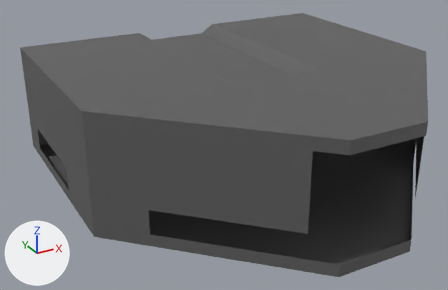
Two versions of the Blender file assets/environments/bridgecell/bridge_cell.blend, one commit apart.
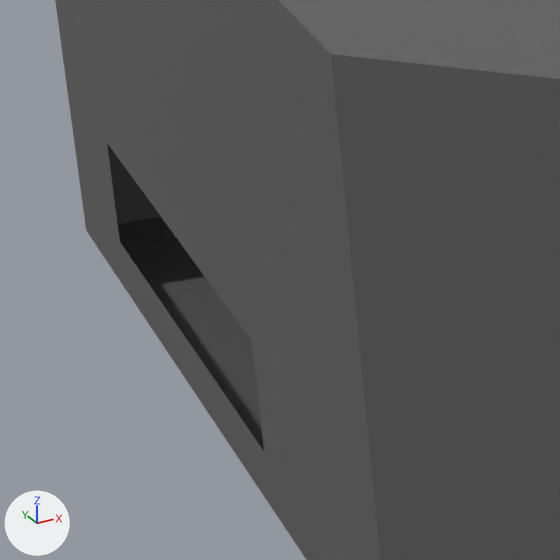
Old and new are each drawn whole from a 50 mm lens placed at (-26.67, -42.68, 24.88), pointed at (-2.64, 1.01, 3.04) and again close up on the part from 4% to 28% of the width and 35% to 73% of the height. Every picture has the same lights, and +X, +Y and +Z are marked at lower left.

The older version as bpy lines, for what is in view:
```python
me_grid = bpy.data.meshes.new('Grid')
me_grid.from_pydata(...)  # 591 vertices, 552 faces; spans x -16.0..16.0, y -16.0..16.0, z 0.0..10.0
# faces by material slot: [450, 102]
me_grid.materials.append(mat_walls)  # dark grey #646464
me_grid.materials.append(mat_walls_001)  # dark grey #646464
# before: 145 (-16.0, 3.2, 1.0) at pixel (264, 451), 147 (-16.0, 6.4, 1.0) at pixel (211, 374), 149 (-16.0, 9.6, 1.0) at pixel (163, 305), 151 (-16.0, 12.8, 1.0) at pixel (119, 241), 174 (-16.0, 3.2, 2.0) at pixel (257, 396)
# before: 178 (-16.0, 12.8, 2.0) at pixel (113, 192), 211 (-16.0, 3.2, 3.0) at pixel (251, 340), 213 (-16.0, 6.4, 3.0) at pixel (198, 268), 214 (-16.0, 9.6, 3.0) at pixel (150, 202), 215 (-16.0, 12.8, 3.0) at pixel (107, 142)
# before: 248 (-16.0, 3.2, 4.0) at pixel (245, 284), 250 (-16.0, 6.4, 4.0) at pixel (192, 214), 252 (-16.0, 9.6, 4.0) at pixel (144, 150), 254 (-16.0, 12.8, 4.0) at pixel (100, 92)
ob_roommeshgrid = bpy.data.objects.new('RoomMeshGrid', me_grid)
ob_roommeshgrid.location = (0.0, 0.0, 0.0)
```
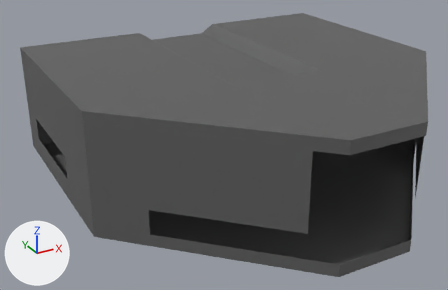
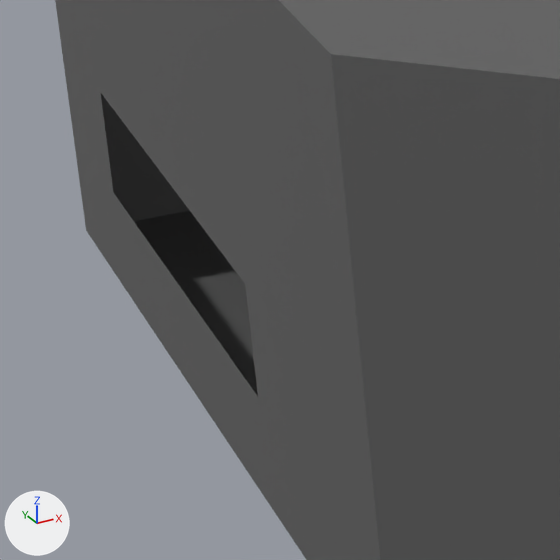
What differs and where, as boxes (x1, y1, x2, y2) in the close-ups (560 x 560 px; the box of a moved part takes in the faces that stretch with it):
part 1 of me_grid, moved or reshaped
    before: (101, 94, 252, 341)
    after: (114, 194, 264, 451)

What changed in the scene script:
```text
Change me_grid:
    where me_grid.from_pydata(...)  # 591 vertices, 552 faces; spans x -16.0..16.0, y -16.0..16.0, z 0.0..10.0
    used by ob_roommeshgrid; location = (0.0, 0.0, 0.0)
    verts and faces of me_grid; kept vertices keep their numbers, new ones are numbered from 591
    me_grid part 1
    add delete_vertices([213, 214])  # with the faces that use them
    add verts[591] = (-16.0, 9.6, 2.0)  # pixel (157, 254)
    add verts[592] = (-16.0, 6.4, 2.0)  # pixel (205, 322)
    add faces += [(149, 151, 178, 591), (147, 149, 591, 592), (145, 147, 592, 174)]  # mat_walls (dark grey #646464)
```
